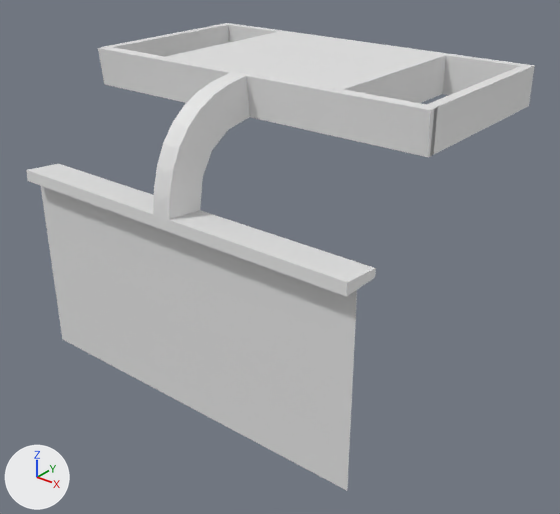
Before and after pictures for a commit that changed the OBJ model data/bmc/SET_4W2C/t_003.obj.
Camera for both pictures: a 50 mm lens placed at (1.203, -1.364, 0.703), pointed at (0.044, 0.084, -0.195). The lights are fixed; the arrows at lower left show +X, +Y and +Z. Where no turn or scale is listed for an object, it has been applied to the vertices.

In view in the first picture: 't_003'.
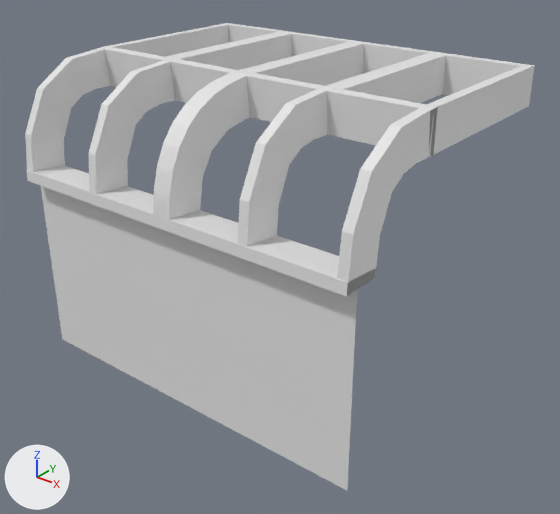
The edits, one by one:
me_t_003 is used by ob_t_003; location (0.0, 0.0, 0.0).
me_t_003 had 132 vertices, 282 faces and spanned x -0.5..0.5, y -0.286..0.5, z -0.5..0.3.
me_t_003 now has 407 vertices, 849 faces and spans x -0.5..0.5, y -0.286..0.5, z -0.5..0.3.
me_t_003 part 1: 275 vertices added at x -0.5..0.5, y -0.286..0.5, z 0.0..0.3.

Changed parts and their boxes (x1, y1, x2, y2) in the pictures (560 x 514 px):
't_003', reshaped: before (26, 23, 535, 490); after (25, 23, 535, 490)
part 1 of me_t_003, added: after (25, 23, 535, 296)
